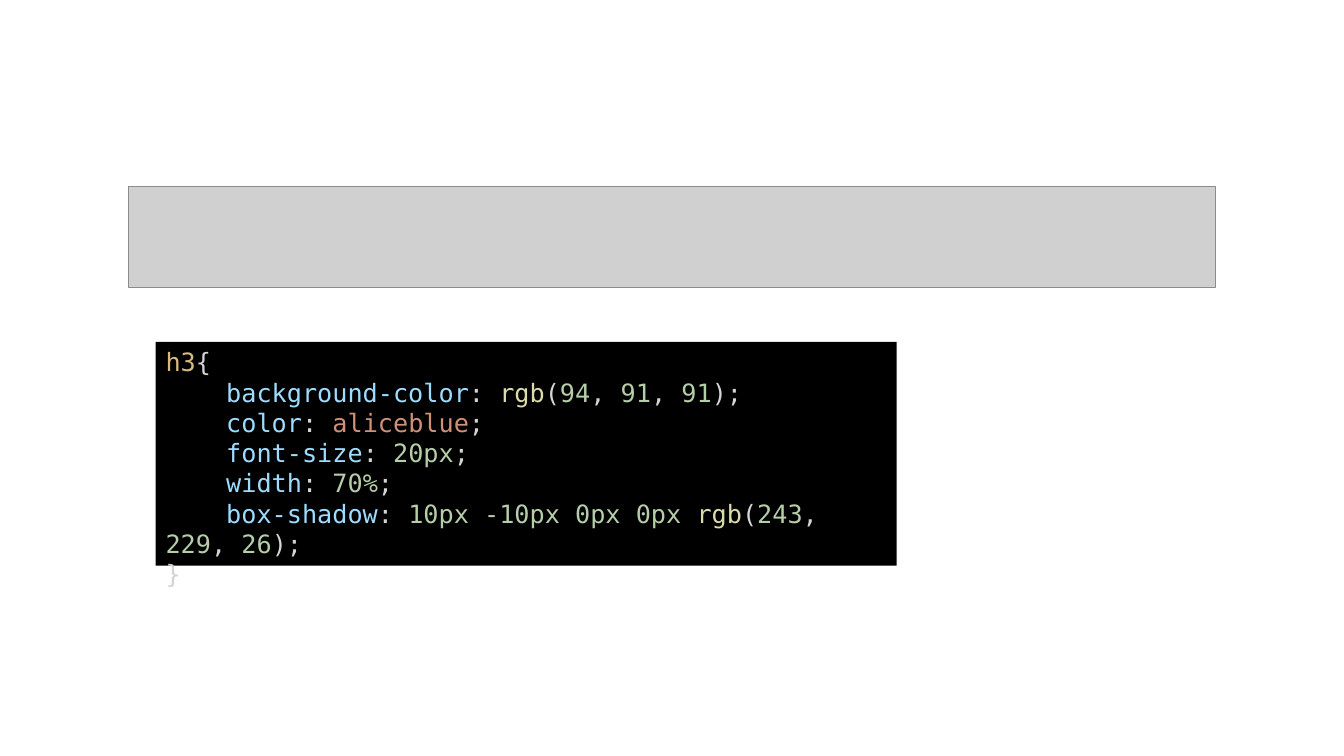
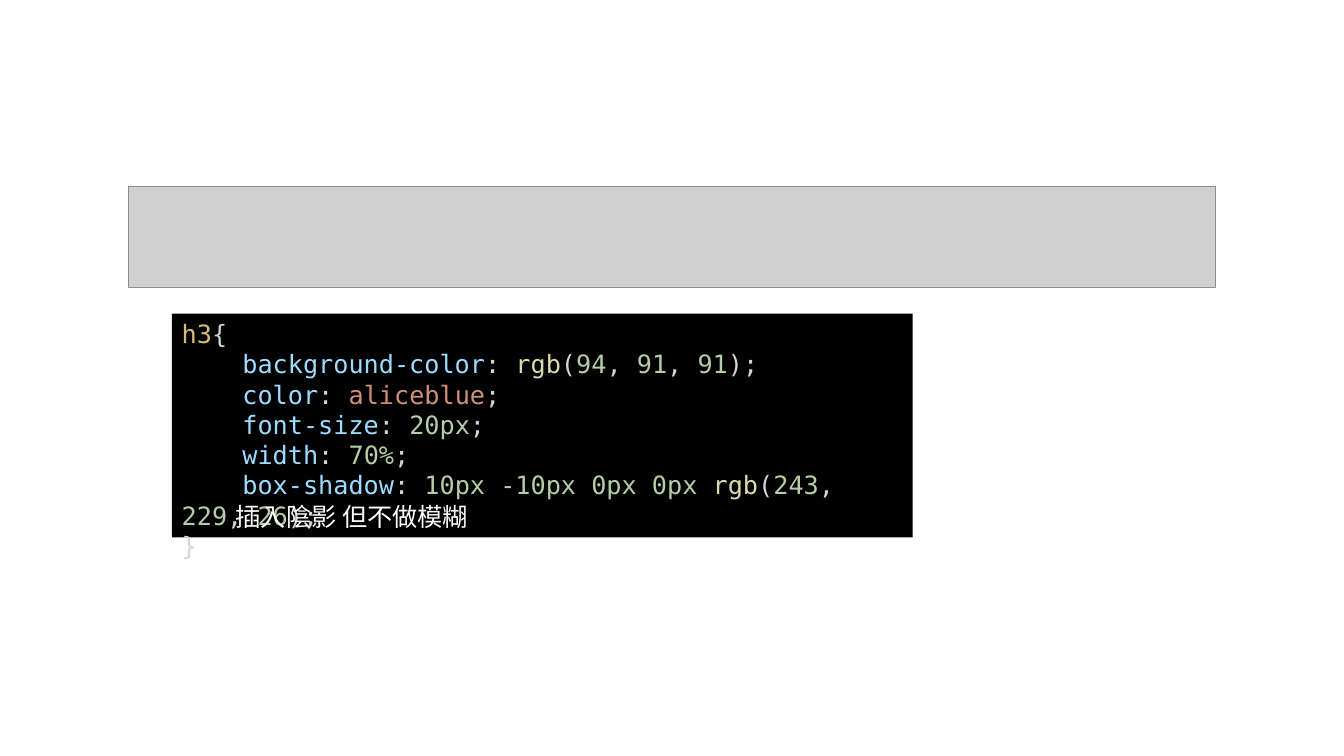
Before and after one commit to Oscar3488/Oscar3488.github.io, a slide deck: slide 3 of 網頁.pptx. Drawn at 1344x756 pixels with LibreOffice and Linux fonts; fonts in the diff are those of the drawing; grey boxes stand for pictures. Boxes give left, top, right and bottom in pixels: in the first picture for what was removed or moved away, otherwise in the second. Text is boxed around its words. In the diff, an @@ line names an element or a change of style, - is before the commit and + after.

```diff
--- a/網頁.pptx
+++ b/網頁.pptx
@@ rectangle "h3{": place and size @@
-rectangle "h3{" at bbox=[155, 342, 896, 566]
+rectangle "h3{" at bbox=[171, 314, 912, 537]
@@ text added at bbox=[236, 504, 468, 529], 18 pt, text #FFFFFF @@
+插入陰影 但不做模糊
```
Also in this commit, not shown: 6 other slides changed, 1 slide added, 1 slide removed, 2 other files.
